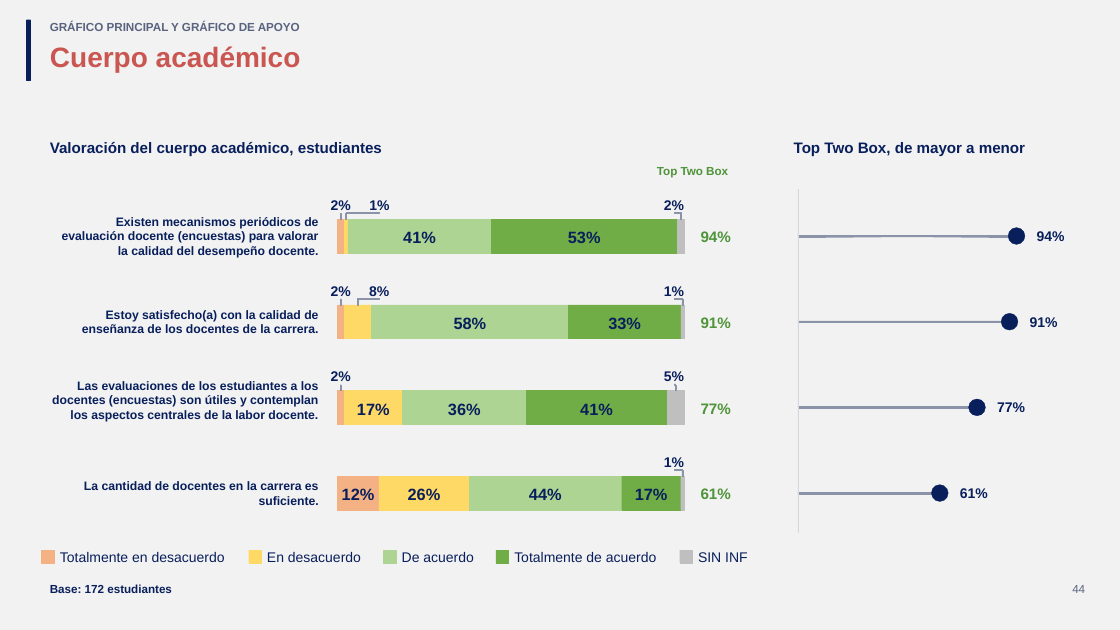
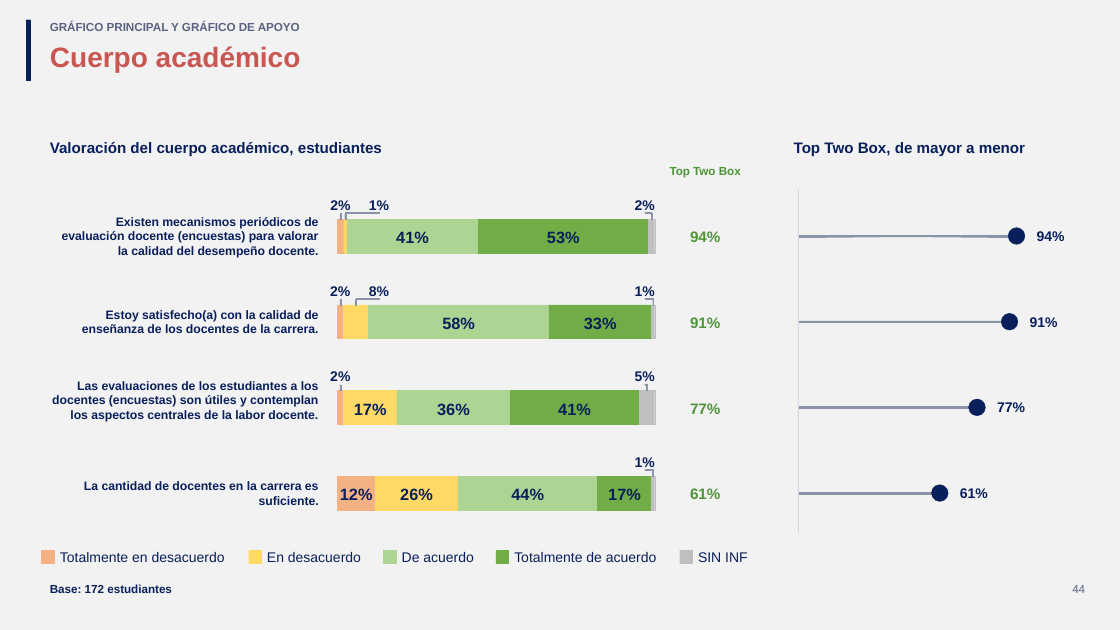
Before and after one commit to GonzaloAlmendariz/prosecnur-app, a slide deck: slide 44 of docs/qa/motor-ppt-2026-10-06/4-recetario/recetario-moderna.pptx. Drawn at 1120x630 pixels with LibreOffice and Linux fonts; fonts in the diff are those of the drawing; background and template pictures are left out. Boxes give left, top, right and bottom in pixels: in the first picture for what was removed or moved away, otherwise in the second. Text is boxed around its words. In the diff, an @@ line names an element or a change of style, - is before the commit and + after.

```diff
--- a/docs/qa/motor-ppt-2026-10-06/4-recetario/recetario-moderna.pptx
+++ b/docs/qa/motor-ppt-2026-10-06/4-recetario/recetario-moderna.pptx
@@ text "Top Two Box": place and size @@
-text "Top Two Box" at bbox=[657, 167, 728, 178]
+text "Top Two Box" at bbox=[670, 167, 741, 178]
@@ text "41%": place and size @@
-text "41%" at bbox=[403, 231, 436, 243]
+text "41%" at bbox=[396, 231, 429, 243]
@@ rectangle: place and size @@
-rectangle at bbox=[348, 219, 492, 253]
+rectangle at bbox=[347, 219, 479, 253]
@@ text "53%": place and size @@
-text "53%" at bbox=[568, 231, 601, 243]
+text "53%" at bbox=[547, 231, 580, 243]
@@ rectangle: place and size @@
-rectangle at bbox=[492, 219, 678, 253]
+rectangle at bbox=[479, 219, 649, 253]
@@ text "94%": place and size @@
-text "94%" at bbox=[701, 231, 731, 242]
+text "94%" at bbox=[690, 231, 720, 242]
@@ text "58%": place and size @@
-text "58%" at bbox=[454, 317, 487, 329]
+text "58%" at bbox=[442, 317, 475, 329]
@@ rectangle: place and size @@
-rectangle at bbox=[371, 305, 569, 339]
+rectangle at bbox=[369, 305, 549, 339]
@@ text "33%": place and size @@
-text "33%" at bbox=[608, 317, 641, 329]
+text "33%" at bbox=[584, 317, 617, 329]
@@ rectangle: place and size @@
-rectangle at bbox=[569, 305, 681, 339]
+rectangle at bbox=[549, 305, 653, 339]
@@ text "91%": place and size @@
-text "91%" at bbox=[701, 317, 731, 328]
+text "91%" at bbox=[690, 317, 720, 328]
@@ 12 rectangles, 4 texts: place and size @@
-12 rectangles, 4 texts at bbox=[664, 200, 684, 510]
+12 rectangles, 4 texts at bbox=[635, 200, 655, 510]
@@ rectangle: place and size @@
-rectangle at bbox=[344, 391, 403, 424]
+rectangle at bbox=[344, 391, 397, 424]
@@ text "36%": place and size @@
-text "36%" at bbox=[448, 403, 481, 415]
+text "36%" at bbox=[437, 403, 470, 415]
@@ rectangle: place and size @@
-rectangle at bbox=[402, 391, 527, 424]
+rectangle at bbox=[397, 391, 511, 424]
@@ text "41%": place and size @@
-text "41%" at bbox=[580, 403, 613, 415]
+text "41%" at bbox=[558, 403, 591, 415]
@@ rectangle: place and size @@
-rectangle at bbox=[526, 391, 667, 424]
+rectangle at bbox=[510, 391, 639, 424]
@@ text "77%": place and size @@
-text "77%" at bbox=[701, 403, 731, 414]
+text "77%" at bbox=[690, 403, 720, 414]
@@ rectangle: place and size @@
-rectangle at bbox=[379, 476, 470, 510]
+rectangle at bbox=[376, 476, 459, 510]
@@ rectangle: place and size @@
-rectangle at bbox=[469, 476, 622, 510]
+rectangle at bbox=[458, 476, 598, 510]
@@ rectangle: place and size @@
-rectangle at bbox=[622, 476, 681, 510]
+rectangle at bbox=[597, 476, 652, 510]
@@ text "26%": place and size @@
-text "26%" at bbox=[408, 488, 441, 500]
+text "26%" at bbox=[400, 488, 433, 500]
@@ text "44%": place and size @@
-text "44%" at bbox=[529, 488, 562, 500]
+text "44%" at bbox=[511, 488, 544, 500]
@@ text "17%": place and size @@
-text "17%" at bbox=[635, 488, 668, 500]
+text "17%" at bbox=[608, 488, 641, 500]
@@ text "61%": place and size @@
-text "61%" at bbox=[701, 488, 731, 499]
+text "61%" at bbox=[690, 488, 720, 499]
```
Also in this commit, not shown: 15 other slides changed, 4 slides added, 11 other files.
